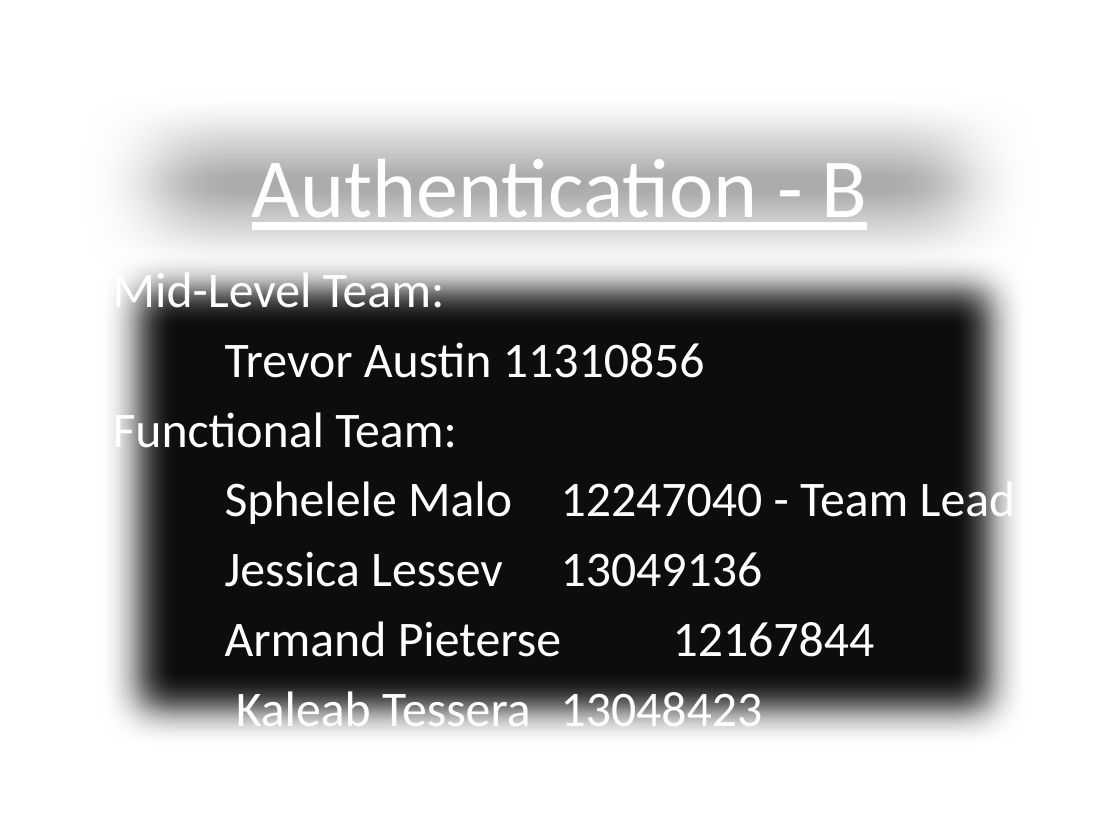
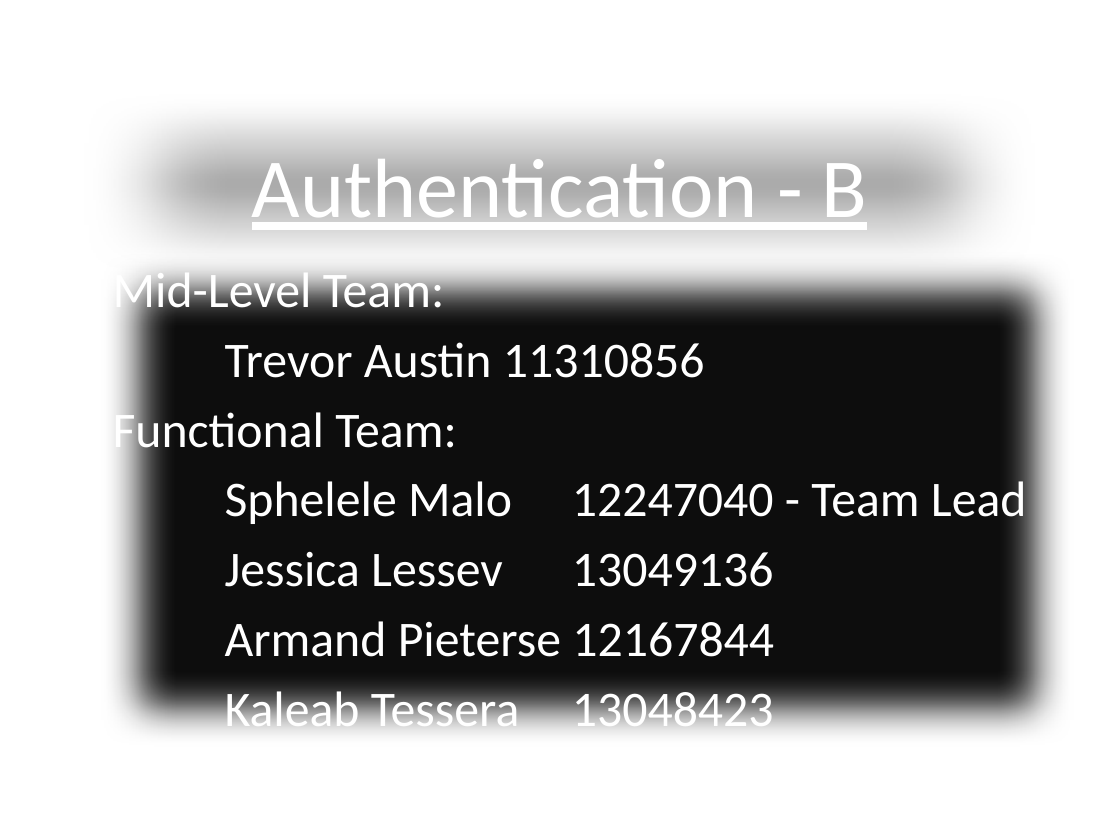
Before and after one commit to BuzzSpaceB/Authorization, a slide deck: slide 1 of Authentication - B.pptx. Drawn at 1120x840 pixels with LibreOffice and Linux fonts; fonts in the diff are those of the drawing; background and template pictures are left out. Boxes give left, top, right and bottom in pixels: in the first picture for what was removed or moved away, otherwise in the second. Text is boxed around its words. In the diff, an @@ line names an element or a change of style, - is before the commit and + after.

```diff
--- a/Authentication - B.pptx
+++ b/Authentication - B.pptx
@@ subtitle "Mid-Level Team:" rewrapped from (x1=113, y1=266, x2=1016, y2=738) to (x1=113, y1=266, x2=1027, y2=738) @@
```
Also in this commit, not shown: 1 other slide changed, 2 other files.
